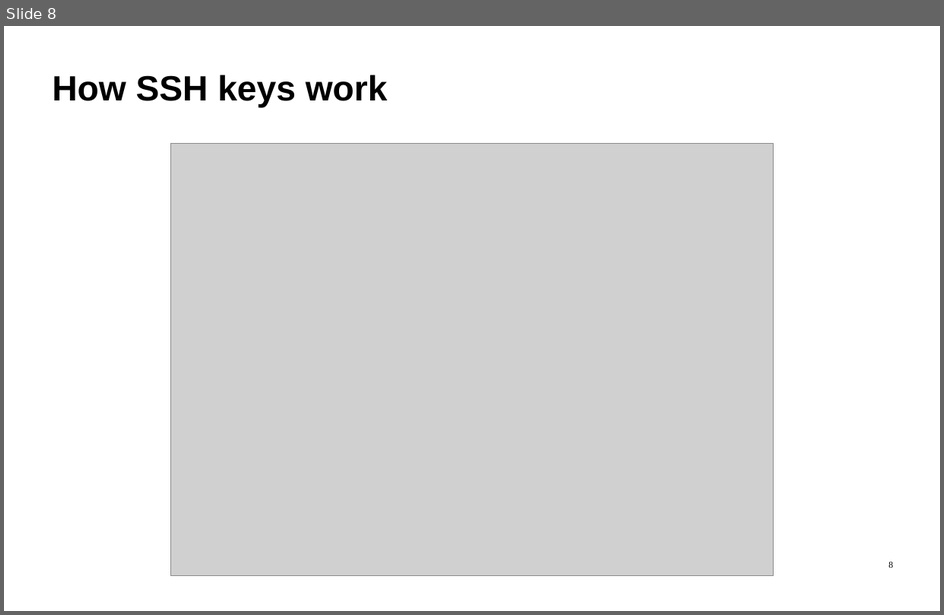
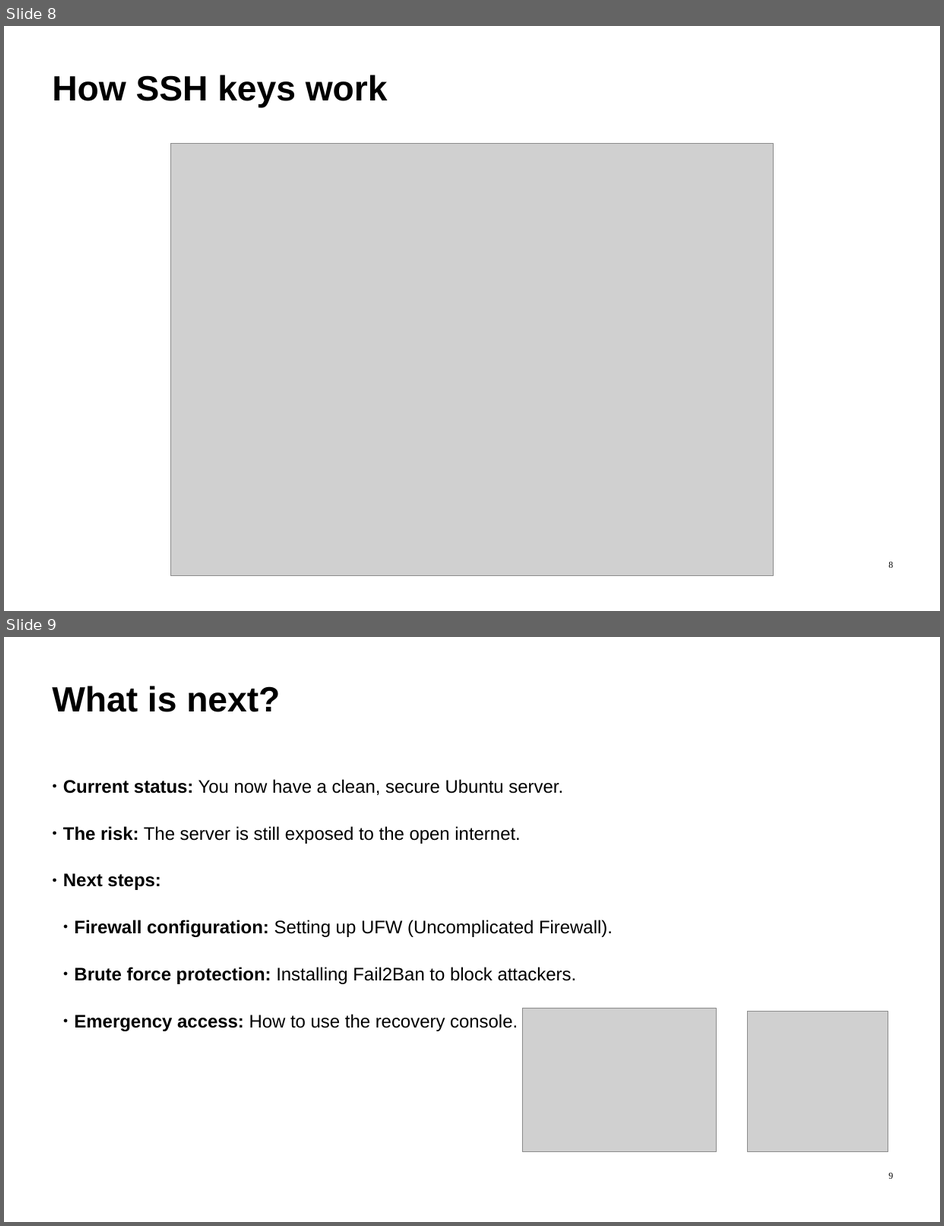
Before and after one commit to ImadSaddik/FullStackDeploymentHandbook, a slide deck: course-assets/slides/full_stack_deployment_guide.odp. Shown one above the other, each under a label of ours: slide 8 before the commit, slides 8 and 9 after it. The pictures are 944x615 and 944x1226 pixels, drawn with LibreOffice and Linux fonts; fonts in the diff are those of the drawing; grey boxes stand for pictures. Boxes give left, top, right and bottom in pixels: in the first picture for what was removed or moved away, otherwise in the second. Text is boxed around its words. In the diff, an @@ line names an element or a change of style, - is before the commit and + after.

Commit message:
Add final slide before module 1 subchapter 2

```diff
--- a/course-assets/slides/full_stack_deployment_guide.odp
+++ b/course-assets/slides/full_stack_deployment_guide.odp
@@ slide 9 added at [4, 637, 940, 1222], background #FFFFFF @@
@@ text added at [52, 686, 280, 712], 54 pt, text #000000, bold @@
+What is next?
@@ text added at [63, 779, 613, 1031], 28 pt, text #000000 @@
+● Current status: You now have a clean, secure Ubuntu server.
+● The risk: The server is still exposed to the open internet.
+● Next steps:
+  ● Firewall configuration: Setting up UFW (Uncomplicated Firewall).
+  ● Brute force protection: Installing Fail2Ban to block attackers.
+  ● Emergency access: How to use the recovery console.
@@ picture added at [522, 1008, 716, 1152] @@
@@ picture added at [747, 1012, 888, 1152] @@
@@ page number added at [889, 1173, 893, 1179], 14 pt, text #000000 @@
+9
```
Also in this commit, not shown: 1 other file.
